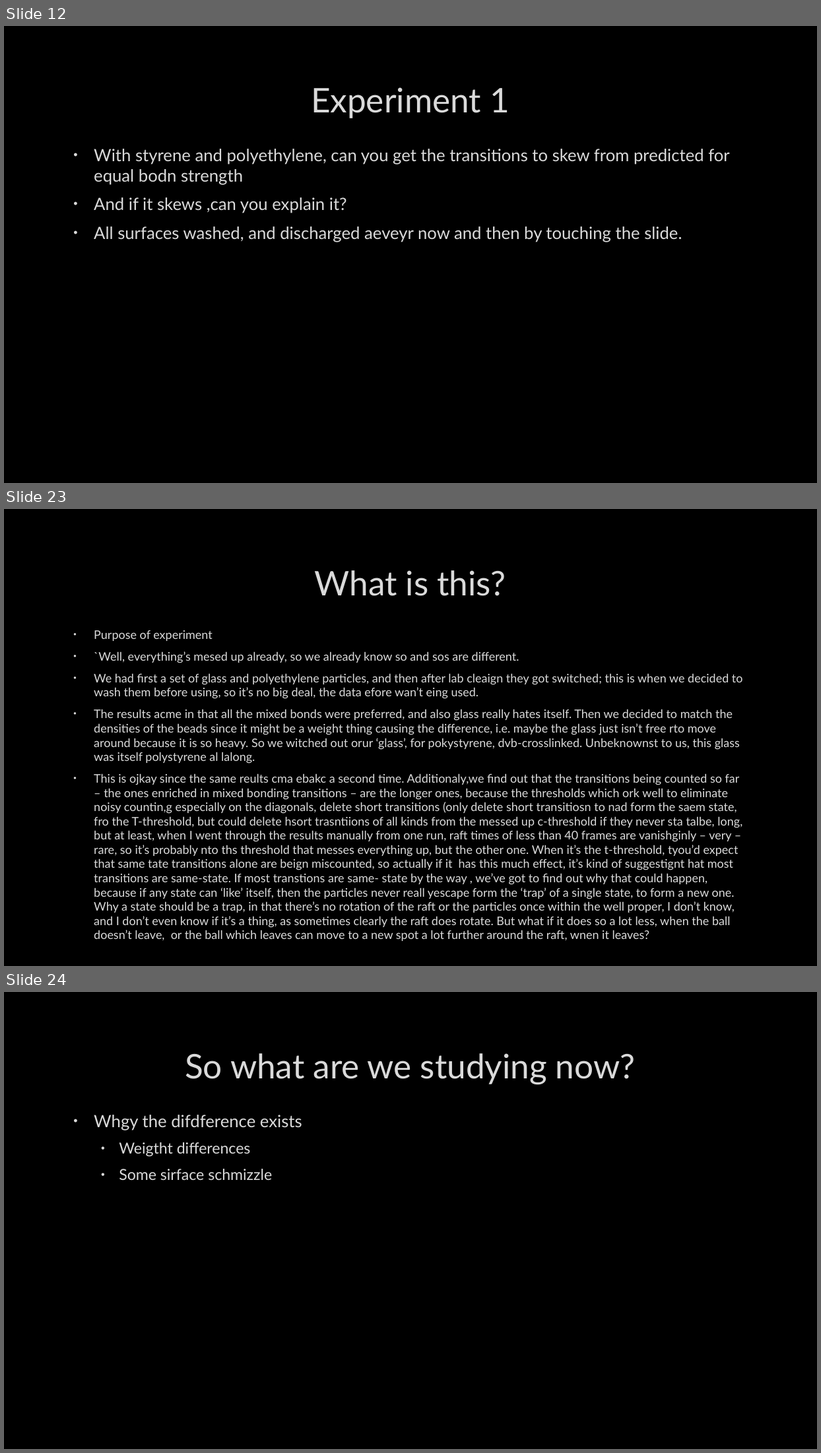
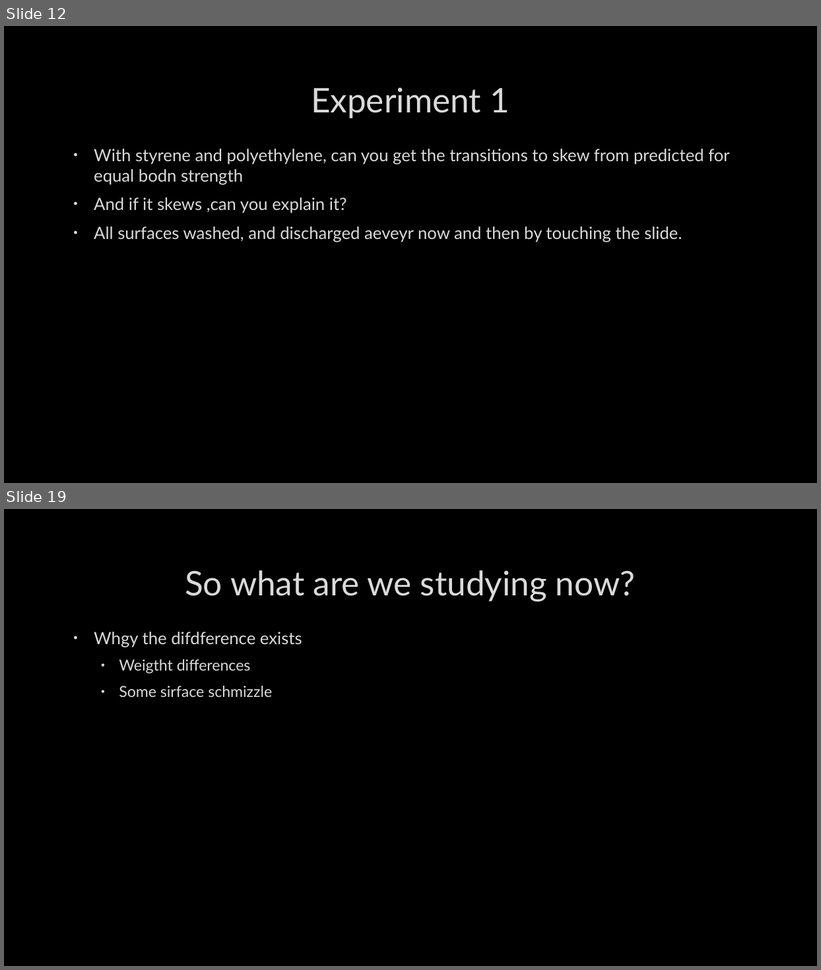
Before and after one commit to TchakamauRa/Soft-Matter, a slide deck: Backup copy.pptx. Shown one above the other, each under a label of ours: slides 12, 23 and 24 before the commit, slides 12 and 19 after it; the slides between them are not shown. The pictures are 821x1453 and 821x970 pixels, drawn with LibreOffice and Linux fonts; fonts in the diff are those of the drawing; background and template pictures are left out. Boxes give left, top, right and bottom in pixels: in the first picture for what was removed or moved away, otherwise in the second. Text is boxed around its words. In the diff, an @@ line names an element or a change of style, - is before the commit and + after.

```diff
--- a/Backup copy.pptx
+++ b/Backup copy.pptx
@@ slide 23 removed at (4, 509, 817, 966), background picture (left out) @@
@@ title removed at (315, 570, 506, 596) @@
-What is this?
@@ text removed at (94, 630, 743, 941) @@
-• Purpose of experiment
-• `Well, everything’s mesed up already, so we already know so and sos are different.
-• We had first a set of glass and polyethylene particles, and then after lab cleaign they got switched; this is when we decided to wash them before using, so it’s no big deal, the data efore wan’t eing used.
-• The results acme in that all the mixed bonds were preferred, and also glass really hates itself. Then we decided to match the densities of the beads since it might be a weight thing causing the difference, i.e. maybe the glass just isn’t free rto move around because it is so heavy. So we witched out orur ‘glass’, for pokystyrene, dvb-crosslinked. Unbeknownst to us, this glass was itself polystyrene al lalong.
-• This is ojkay since the same reults cma ebakc a second time. Additionaly,we find out that the transitions being counted so far – the ones enriched in mixed bonding transitions – are the longer ones, because the thresholds which ork well to eliminate noisy countin,g especially on the diagonals, delete short transitions (only delete short transitiosn to nad form the saem state, fro the T-threshold, but could delete hsort trasntiions of all kinds from the messed up c-threshold if they never sta talbe, long, but at least, when I went through the results manually from one run, raft times of less than 40 frames are vanishginly – very – rare, so it’s probably nto ths threshold that messes everything up, but the other one. When it’s the t-threshold, tyou’d expect that same tate transitions alone are beign miscounted, so actually if it has this much effect, it’s kind of suggestignt hat most transitions are same-state. If most transtions are same- state by the way , we’ve got to find out why that could happen, because if any state can ‘like’ itself, then the particles never reall yescape form the ‘trap’ of a single state, to form a new one. Why a state should be a trap, in that there’s no rotation of the raft or the particles once within the well proper, I don’t know, and I don’t even know if it’s a thing, as sometimes clearly the raft does rotate. But what if it does so a lot less, when the ball doesn’t leave, or the ball which leaves can move to a new spot a lot further around the raft, wnen it leaves?
@@ what was slide 24 is now slide 19 @@
```
Also in this commit, not shown: 6 slides changed, 4 other slides removed, 5 other files.
